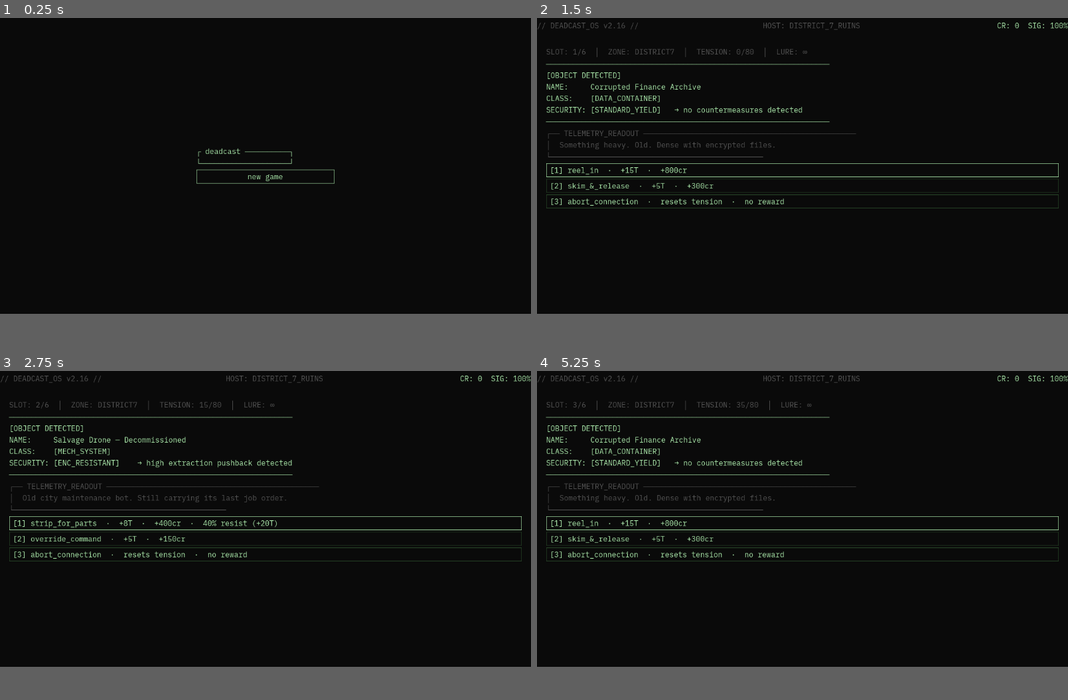
Above: before the commit, frames 1-4 (two rows, left to right).
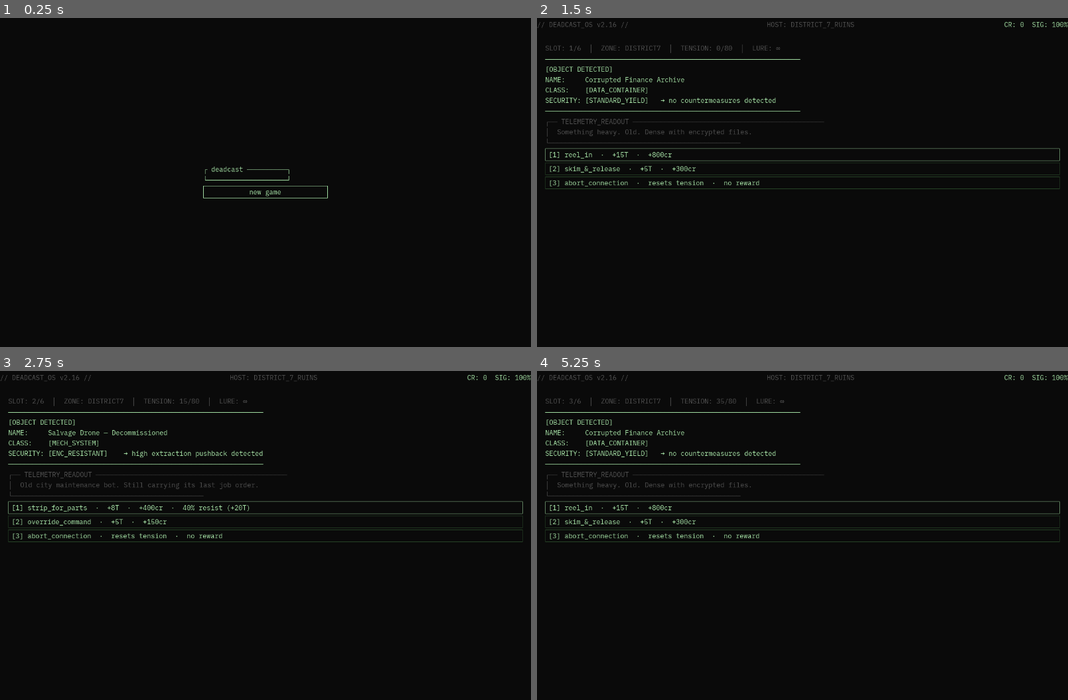
Above: after the commit, the same moments.

Repository: Teeohbee/deadcast
Game: Godot game, scene res://scenes/title_screen/TitleScreen.tscn
Same seed, same stepped clock (60 frames per second), same inputs: the game is played once before the commit and once after it.
Inputs (mouse positions are in pixels of both pictures, inside the frame that each line leads up to):
- Up to frame 1 (0.25 s): no input
- Up to frame 2 (1.5 s): click "new game" at 0.5 s; click "[ READY TO DIVE ]" at 1.25 s
- Up to frame 3 (2.75 s): click "[1] reel_in · +15T · +800cr" at 2 s
- Up to frame 4 (5.25 s): click "[1] strip_for_parts · +8T · +…" at 2.75 s; tap Enter at 3.5 s; move the mouse to (919, 502) at 3.52 s; hold E (tab_next) 3.53-4.25 s; click (919, 502) at 3.67 s; tap Space at 4.25 s; drag from (696, 532) to (775, 578) at 4.27 s; click "[CONTINUE →]" at 5 s
In our replay, the window is 800x450 before the commit and 800x500 after it. These sizes can differ from the game's own. Grey fills any space a smaller window leaves; there, only what the larger window draws over its background counts as a difference.

The runs differ from the first frame. In frame 1, 0.6% of the frame differs, in the area x 37-63%, y 39-55%; in frame 2, 6.1%; in frame 3, 6.6%, in the area x 0-100%, y 1-58%; in frame 4, 6.1%.

Commit message:
chore: set viewport to 1280x800 for Steam Deck
Steam Deck native resolution is 1280x800 (16:10). Previously no explicit
resolution was set so Godot defaulted to 1152x648. Adding aspect=keep
so the game letterboxes cleanly on 16:9 monitors rather than stretching.

Diff:
--- a/project.godot
+++ b/project.godot
@@ -28,7 +28,10 @@
 
 [display]
 
+window/size/viewport_width=1280
+window/size/viewport_height=800
 window/stretch/mode="viewport"
+window/stretch/aspect="keep"
 
 [editor_plugins]
 
